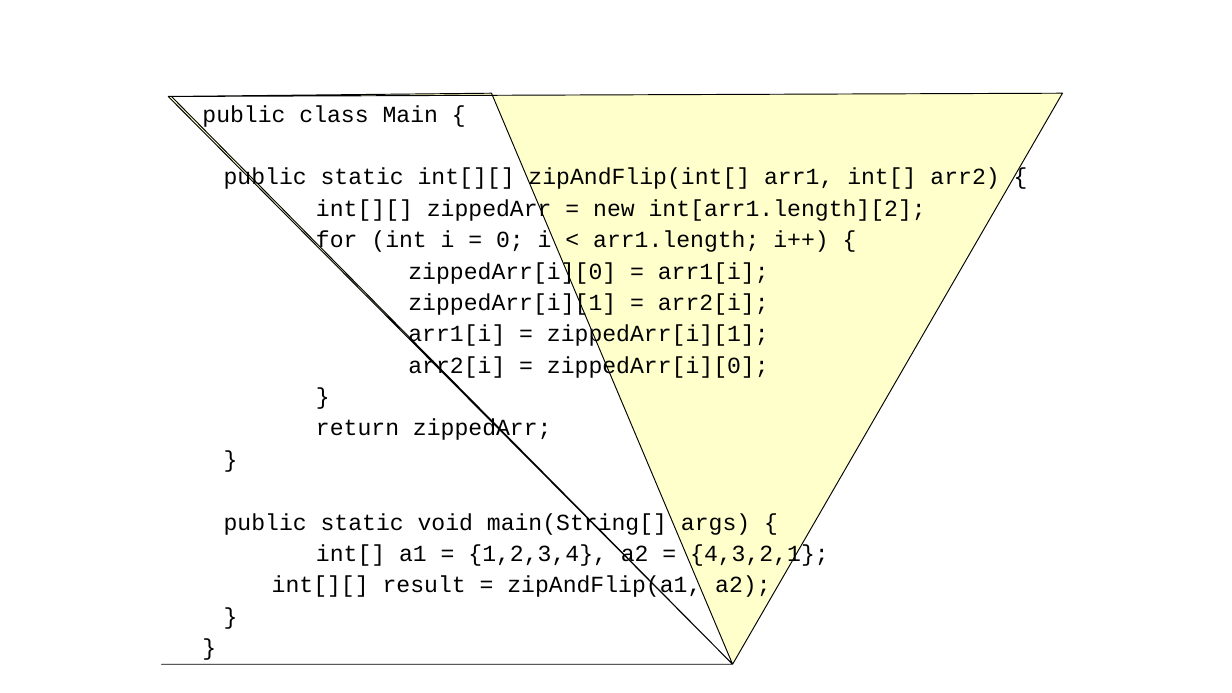
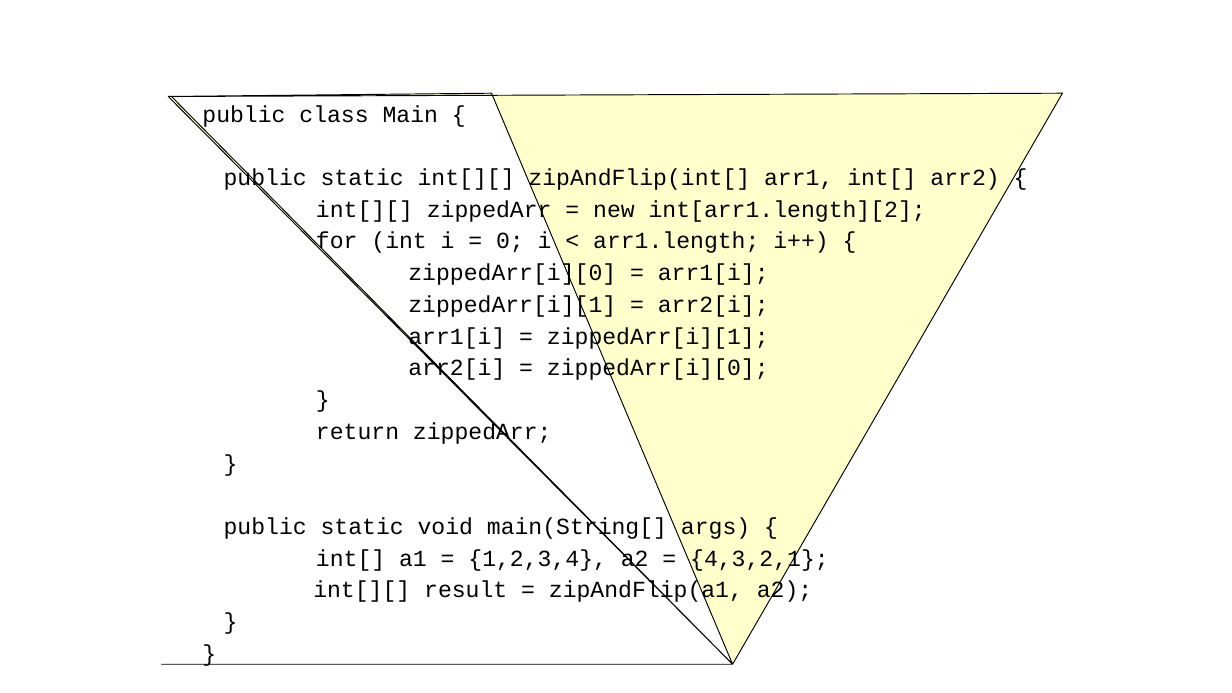
Before and after one commit to gmierzwinski/gmierzwinski.github.io, a slide deck: slide 19 of bishops/cs321/resources/CS321_Lecture_03B.ppt. Drawn at 1232x693 pixels with LibreOffice and Linux fonts; fonts in the diff are those of the drawing; background and template pictures are left out. Boxes give left, top, right and bottom in pixels: in the first picture for what was removed or moved away, otherwise in the second. Text is boxed around its words. In the diff, an @@ line names an element or a change of style, - is before the commit and + after.

```diff
--- a/bishops/cs321/resources/CS321_Lecture_03B.ppt
+++ b/bishops/cs321/resources/CS321_Lecture_03B.ppt
@@ text "public class Main {" rewrapped from box(202, 105, 999, 600) to box(202, 105, 999, 605) @@
```
Also in this commit, not shown: 11 other slides changed, 1 other file.
